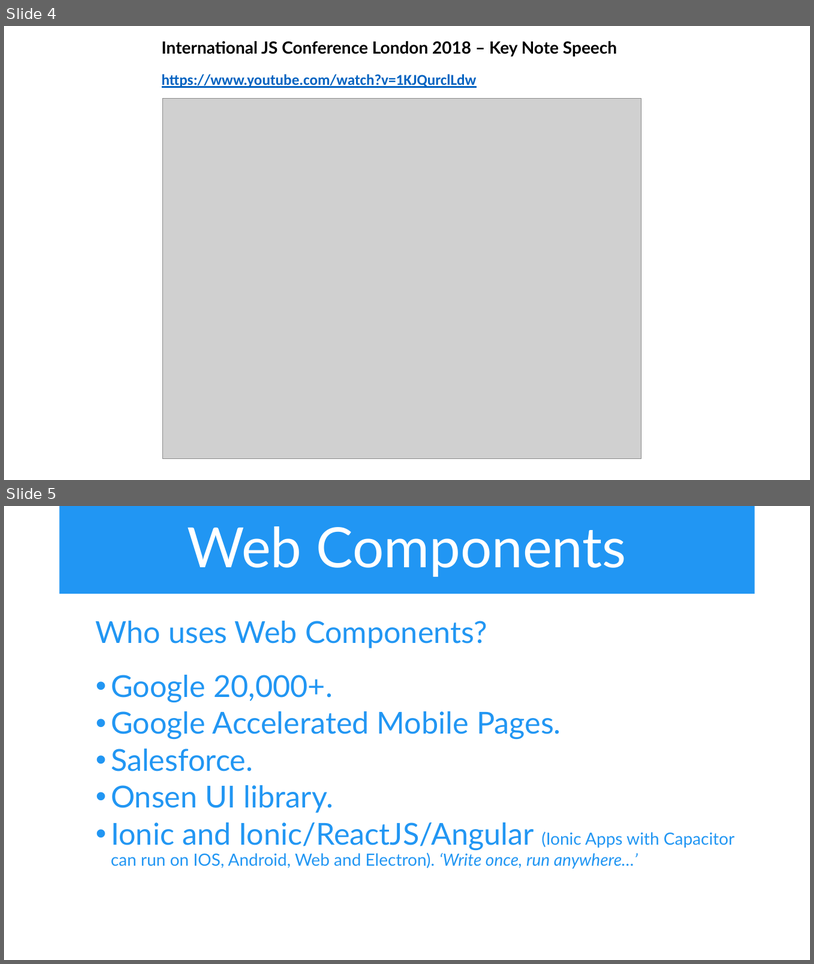
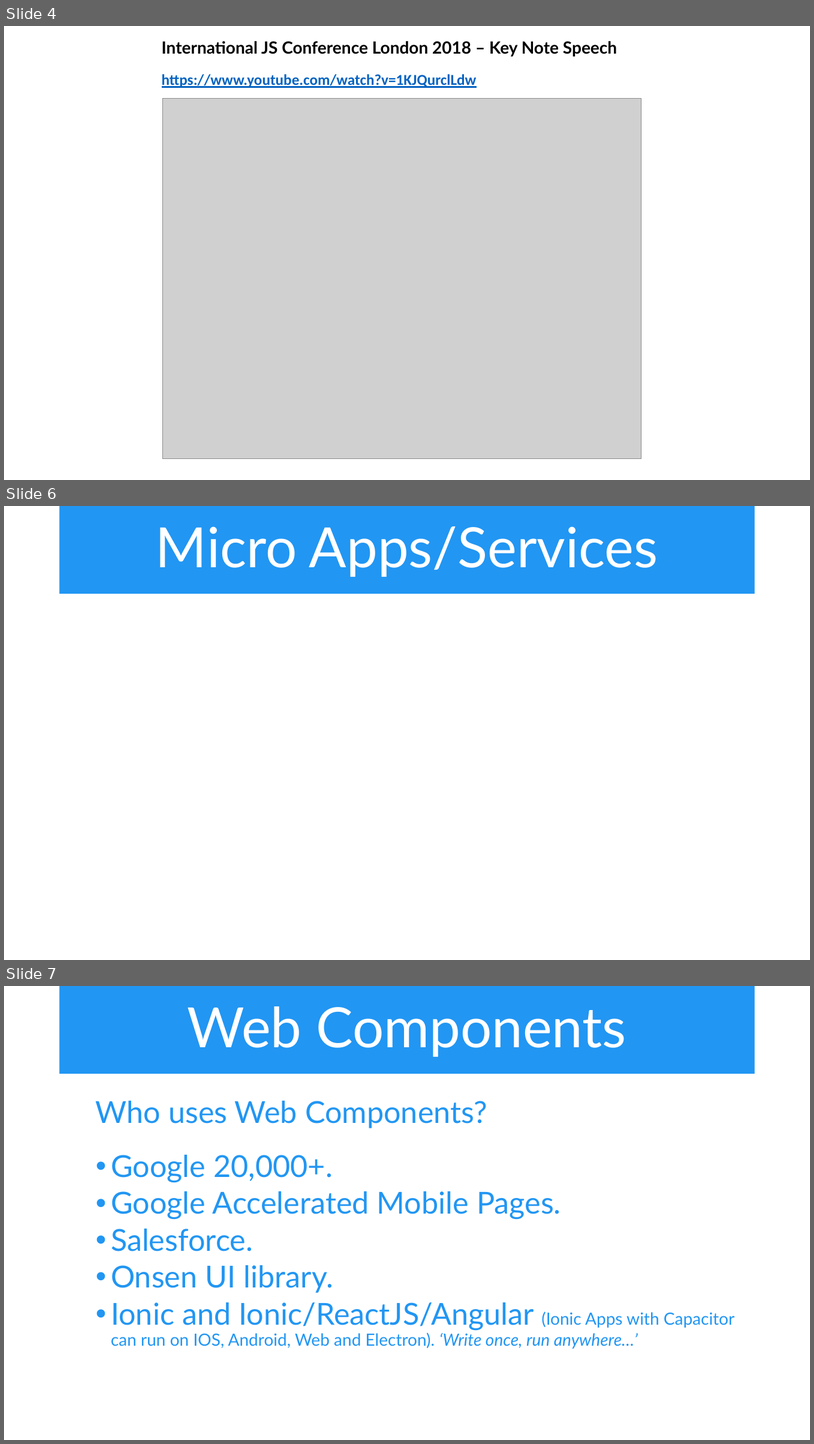
Before and after one commit to iwswordpress/WebComponents, a slide deck: webcomponents.pptx. Shown one above the other, each under a label of ours: slides 4 and 5 before the commit, slides 4, 6 and 7 after it; the slides between them are not shown. The pictures are 814x964 and 814x1444 pixels, drawn with LibreOffice and Linux fonts; fonts in the diff are those of the drawing; grey boxes stand for pictures; background and template pictures are left out. Boxes give left, top, right and bottom in pixels: in the first picture for what was removed or moved away, otherwise in the second. Text is boxed around its words. In the diff, an @@ line names an element or a change of style, - is before the commit and + after.

```diff
--- a/webcomponents.pptx
+++ b/webcomponents.pptx
@@ slide 6 added at (x1=4, y1=506, x2=810, y2=960), background picture (left out) @@
@@ title added at (x1=60, y1=506, x2=755, y2=594), fill #2196F3, 66 pt, text #FFFFFF @@
+Micro Apps/Services
@@ what was slide 5 is now slide 7 @@
```
Also in this commit, not shown: 4 slides changed, 1 other slide added, 1 other file.
